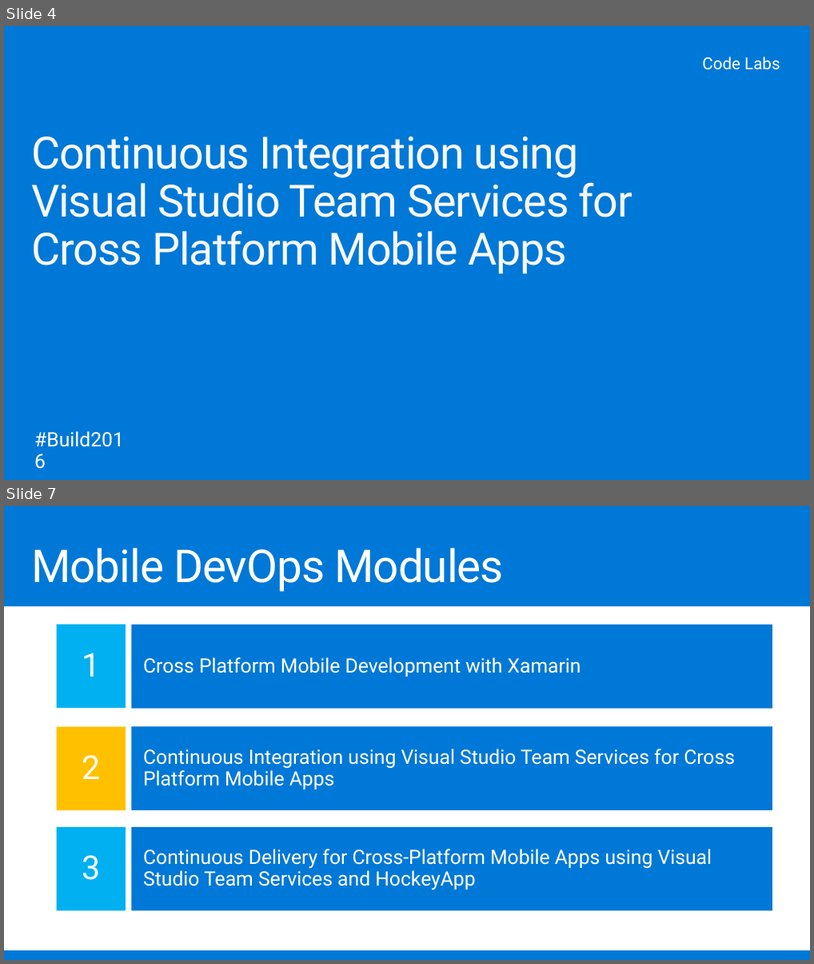
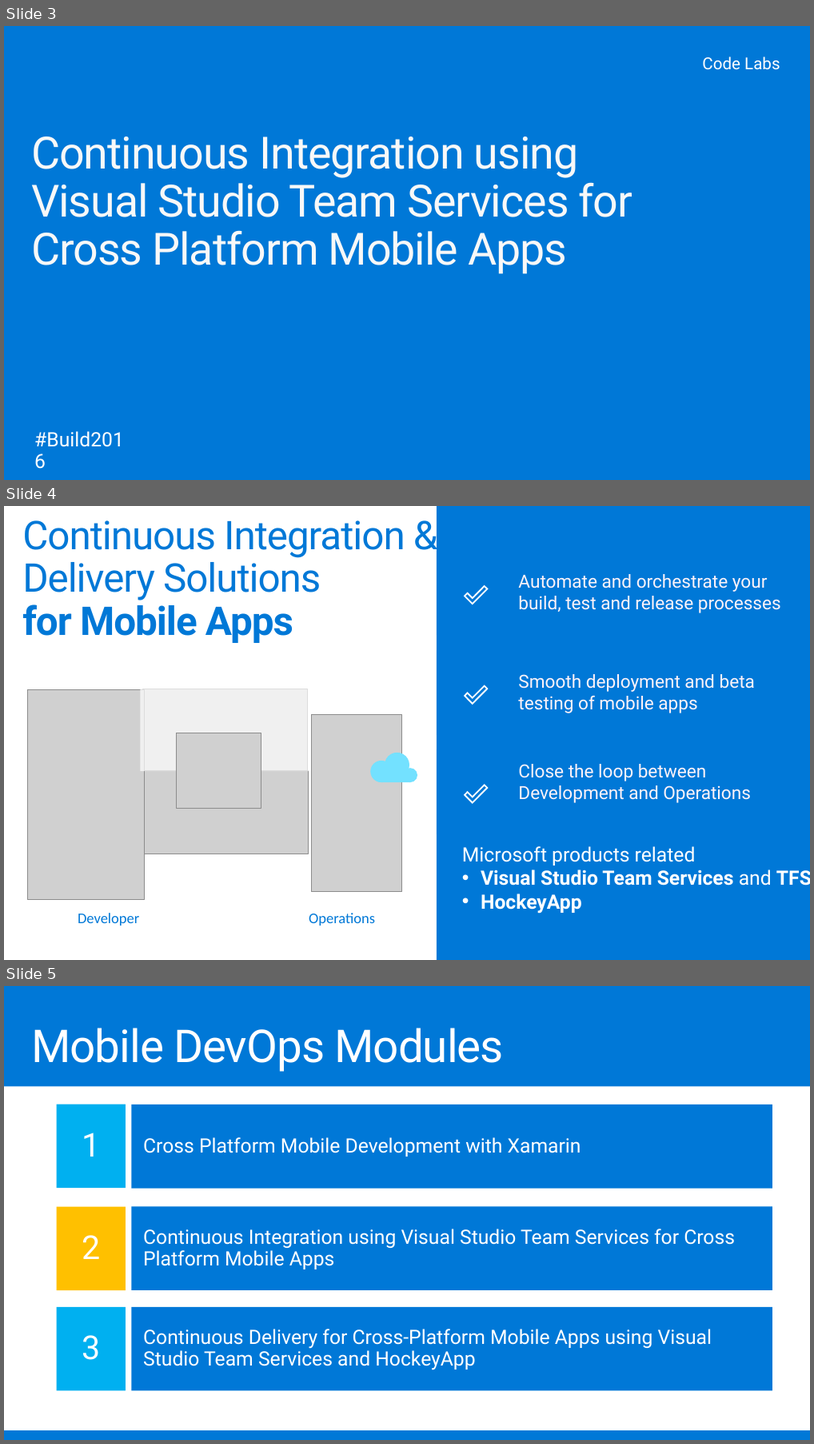
Before and after one commit to sriramdasbalaji/CodeLabs-MobileDevOps, a slide deck: Module2-CI/Slides/Mobile DevOps Module 2.pptx. Shown one above the other, each under a label of ours: slides 4 and 7 before the commit, slides 3, 4 and 5 after it; the slides between them are not shown. The pictures are 814x964 and 814x1444 pixels, drawn with LibreOffice and Linux fonts; fonts in the diff are those of the drawing; grey boxes stand for pictures; background and template pictures are left out. Boxes give left, top, right and bottom in pixels: in the first picture for what was removed or moved away, otherwise in the second. Text is boxed around its words. In the diff, an @@ line names an element or a change of style, - is before the commit and + after.

```diff
--- a/Module2-CI/Slides/Mobile DevOps Module 2.pptx
+++ b/Module2-CI/Slides/Mobile DevOps Module 2.pptx
@@ slide 4 added at <box>4,506,810,960</box>, background #F8F8F8 @@
@@ rectangle added at <box>4,506,437,960</box>, fill #FFFFFF @@
@@ title added at <box>22,520,406,643</box>, 48 pt, text #0078D7 @@
+Continuous Integration &
+Delivery Solutions
+for Mobile Apps
@@ rectangle added at <box>437,506,810,960</box>, fill #0078D7 @@
@@ group added at <box>437,551,810,636</box>: 1 rectangle, 1 text, 1 ellipse, 1 freeform shape @@
+Automate and orchestrate your build, test and release processes
@@ rectangle added at <box>140,688,309,771</box>, fill #FFFFFF at 70% opacity @@
@@ group added at <box>437,650,810,735</box>: 1 rectangle, 1 text, 1 ellipse, 1 freeform shape @@
+Smooth deployment and beta testing of mobile apps
@@ group added at <box>28,688,402,899</box>: 4 pictures @@
@@ picture added at <box>177,733,262,808</box> @@
@@ rectangle added at <box>189,771,262,788</box>, fill #FFFFFF at 70% opacity @@
@@ group added at <box>370,752,418,782</box>: 3 ellipses, 1 rectangle @@
@@ group added at <box>437,749,810,833</box>: 1 rectangle, 1 text, 1 ellipse, 1 freeform shape @@
+Close the loop between Development and Operations
@@ text added at <box>462,846,810,913</box>, 24 pt, text #FFFFFF, bold @@
+Microsoft products related
+• Visual Studio Team Services and TFS
+• HockeyApp
@@ text added at <box>78,912,139,925</box>, 18 pt, text #0078D7 @@
+Developer
@@ text added at <box>309,912,375,925</box>, 18 pt, text #0078D7 @@
+Operations
@@ what was slide 4 is now slide 3 @@
@@ what was slide 7 is now slide 5 @@
```
Also in this commit, not shown: 3 slides removed, 2 other files.
